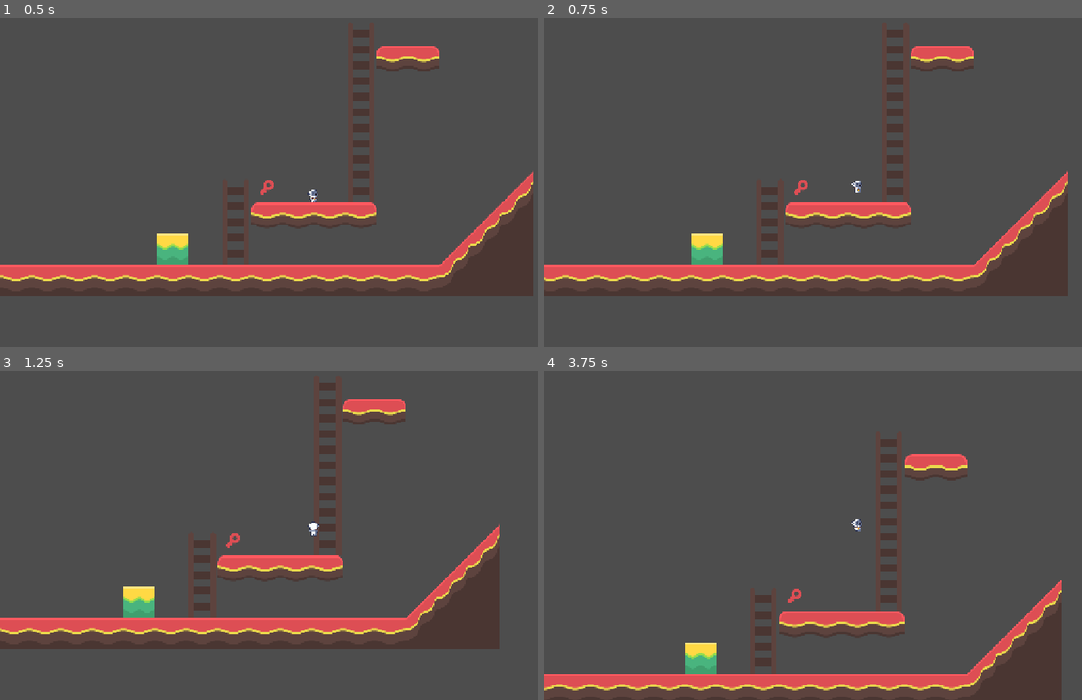
Above: before the commit, frames 1-4 (two rows, left to right).
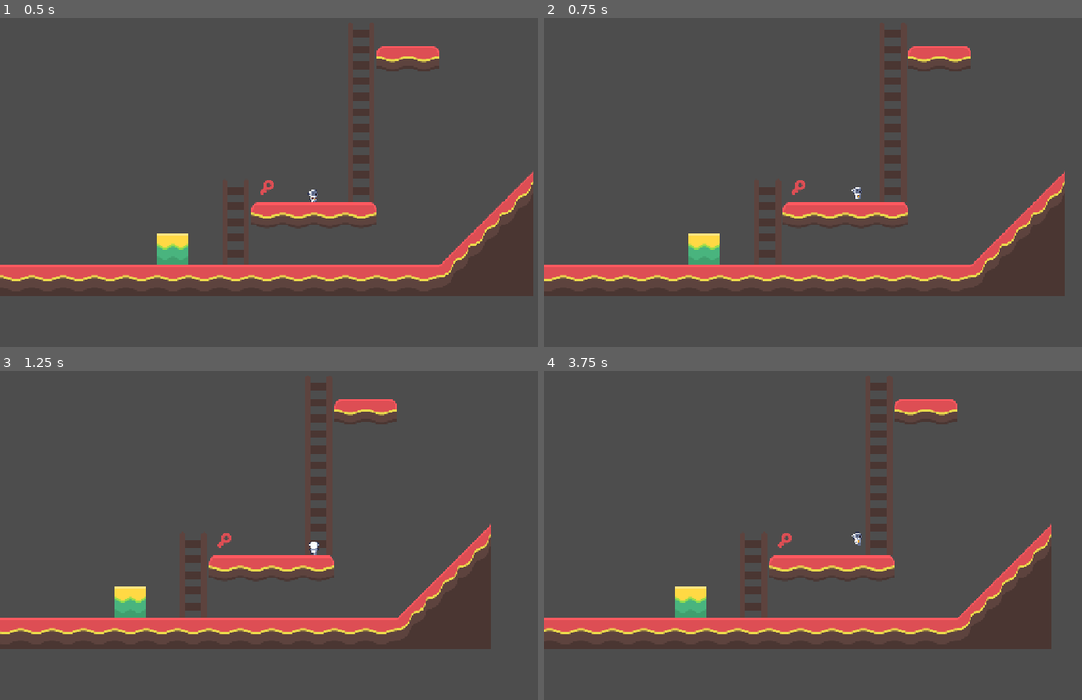
Above: after the commit, the same moments.

Repository: Fantasiel/GameJam25
Game: Godot game, scene res://scenes/levels/test.tscn
Same seed, same stepped clock (60 frames per second), same inputs: the game is played once before the commit and once after it.
Inputs:
- Up to frame 1 (0.5 s): no input
- Up to frame 2 (0.75 s): hold Right (move_right) from 0.53 s (still down); tap Space (jump) at 0.6 s
- Up to frame 3 (1.25 s): keep holding Right (move_right); tap Space (jump) at 0.77, 1.07 s
- Up to frame 4 (3.75 s): tap Delete (die) at 1.35 s; tap Space (jump) at 1.52, 1.55, 1.82, 2.3, 3.02, 3.05, 3.32, 3.6 s; release Right (move_right) at 2.03 s; hold Left (move_left) 2.03-2.78 s; tap F (interact) at 2.1 s; hold Right (move_right) from 2.78 s (still down); tap Ctrl (replay) at 2.85 s

Frame 1 is identical in both runs. In frame 2, 1.8% of the frame differs, in the area x 0-98%, y 8-85%; in frame 3, 4.4%; in frame 4, 20%, in the area x 0-97%, y 3-100%.

Commit message:
Add sidewards jumps, add falling movement system

Diff:
--- a/scenes/cat/cat.gd
+++ b/scenes/cat/cat.gd
@@ -2,14 +2,16 @@
 
 const SPEED = 100.0
 const JUMP_VELOCITY = -300.0
-const JUMP_VELOCITY_FACTOR_BEGIN = 1.0; # jump strength at the begin of charging
-const JUMP_VELOCITY_FACTOR_END = 3.0; # jump strength at the end of charging
-const JUMP_VELOCITY_CHARGE_DURATION = 2.0 * 1000.0; # time in ms it takes to charge the jump
+const JUMP_VELOCITY_FACTOR_BEGIN = 0.5 # jump strength at the begin of charging
+const JUMP_VELOCITY_FACTOR_END = 3.0 # jump strength at the end of charging
+const JUMP_VELOCITY_CHARGE_DURATION = 2.0 * 1000.0 # time in ms it takes to charge the jump
+const JUMP_ANGLE_SIDEWARDS = 0.25 * PI # angle when jumping sidewards
 const CLIMB_SPEED = 70
+const FALLING_SPEED = 200.0
+const FALLING_BREAKING_SPEED = 1000.0
 
 # TODO: maybe need onready for $LadderRayCast2D and $AnimatedSprite2D
 
-# TODO: jump high and jump far
 # TODO: interact system: reset trigger resets what was interacted with (depends on thing)
 # TODO: marker, you are using this cat now
 # TODO: replay, change between cats
@@ -20,7 +22,7 @@
 var replay_pressed = {} # remembers which action is pressed during replay
 var replay_start_position = Vector2.ZERO
 var replay_end_position = Vector2.ZERO
-var jump_charge_timestamp = null;
+var jump_charge_timestamp = null
 
 var actions_to_record = ["move_left", "move_right", "move_up", "move_down", "jump"]
 
@@ -49,23 +51,25 @@
 	recording_counter += 1
 
 func _movement(delta):
-	# Add the gravity
-	if not is_on_floor(): # and not is_on_ladder?
-		velocity += get_gravity() * delta
-
-	# handle jump
-	if is_on_floor():
-		if _get_input("just_pressed", "jump"):
-			jump_charge_timestamp = Time.get_ticks_msec();
-		if _get_input("released", "jump"):
-			var charge_ratio = clamp((Time.get_ticks_msec() - jump_charge_timestamp) / JUMP_VELOCITY_CHARGE_DURATION, 0.0, 1.0)
-			var jump_factor = (1.0 - charge_ratio) * JUMP_VELOCITY_FACTOR_BEGIN + charge_ratio * JUMP_VELOCITY_FACTOR_END
-			velocity.y = JUMP_VELOCITY * jump_factor;
+	# Ensure player cant charge jump while not on the floor
+	if not is_on_floor():
+		jump_charge_timestamp = Time.get_ticks_msec()
 
 	# handle ladder
 	# not_on_floor+action check so that movement changes are not affected while still on floor
 	if is_on_ladder() and (not is_on_floor() or _get_input("pressed", "move_down") or _get_input("pressed", "move_up")):
 		_ladder_climb(delta)
+		return
+
+	if not is_on_floor():
+		_falling(delta)
+		return
+
+	# handle jump
+	if _get_input("just_pressed", "jump"):
+		jump_charge_timestamp = Time.get_ticks_msec()
+	if _get_input("released", "jump"):
+		_jump(delta)
 		return
 
 	# handle interact
@@ -111,6 +115,39 @@
 		velocity.x = direction * SPEED
 	else:
 		velocity.x = move_toward(velocity.x, 0, SPEED)
+
+func _jump(delta) -> void:
+	var angle = 0.0
+	if _get_input("pressed", "move_left"):
+		angle = JUMP_ANGLE_SIDEWARDS
+	if _get_input("pressed", "move_right"):
+		angle = -JUMP_ANGLE_SIDEWARDS
+	var jump_direction = Vector2(sin(angle), cos(angle))
+
+	var charge_ratio = clamp((Time.get_ticks_msec() - jump_charge_timestamp) / JUMP_VELOCITY_CHARGE_DURATION, 0.0, 1.0)
+
+	var jump_factor = (1.0 - charge_ratio) * JUMP_VELOCITY_FACTOR_BEGIN + charge_ratio * JUMP_VELOCITY_FACTOR_END
+	var jump_velocity = JUMP_VELOCITY * jump_factor
+
+	velocity = jump_direction * jump_velocity;
+
+func _falling(delta) -> void:
+	# Add the gravity
+	velocity += get_gravity() * delta
+
+	var direction = 0;
+	if _get_input("pressed", "move_left"):
+		direction = -1.0
+	if _get_input("pressed", "move_right"):
+		direction = 1.0
+
+	# if the character is faster than the normal speed and player moves in the opposite direction: slow it
+	if FALLING_SPEED < abs(velocity.x):
+		if velocity.x * direction < 0.0:
+			velocity.x += direction * delta * FALLING_BREAKING_SPEED
+	else:
+		velocity.x = direction * FALLING_SPEED
+
 
 func _set_animation() -> void:
 	# handle direction
